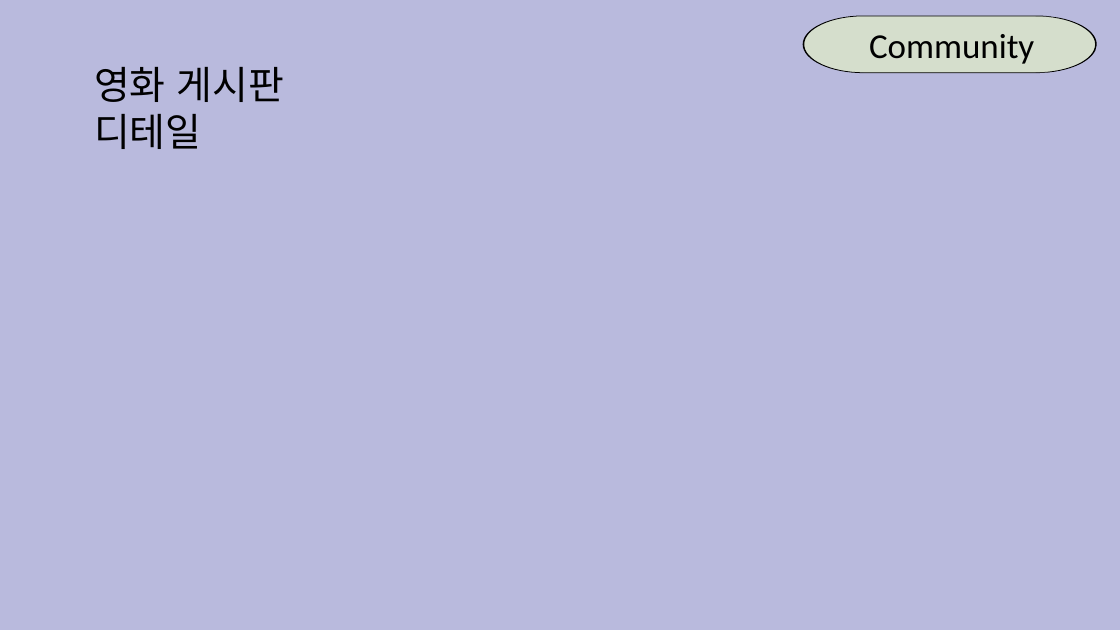
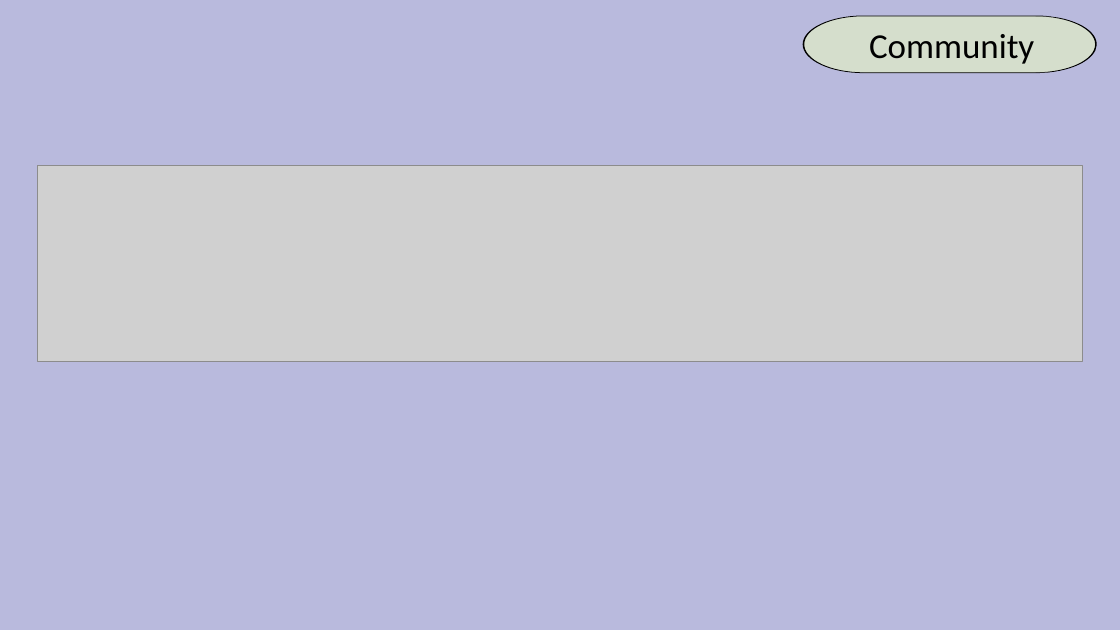
Before and after one commit to a184562/FinalProject, a slide deck: slide 17 of finalproject.pptx (slide 18 before the commit). Drawn at 1120x630 pixels with LibreOffice and Linux fonts; fonts in the diff are those of the drawing; grey boxes stand for pictures. Boxes give left, top, right and bottom in pixels: in the first picture for what was removed or moved away, otherwise in the second. Text is boxed around its words. In the diff, an @@ line names an element or a change of style, - is before the commit and + after.

Commit message:
ppt

```diff
--- a/finalproject.pptx
+++ b/finalproject.pptx
@@ text removed at bbox=[94, 67, 284, 149] @@
-영화 게시판 디테일
@@ picture added at bbox=[38, 166, 1082, 362] @@
```
Also in this commit, not shown: 9 other slides changed, 2 slides added, 4 slides removed, 1 other file.
